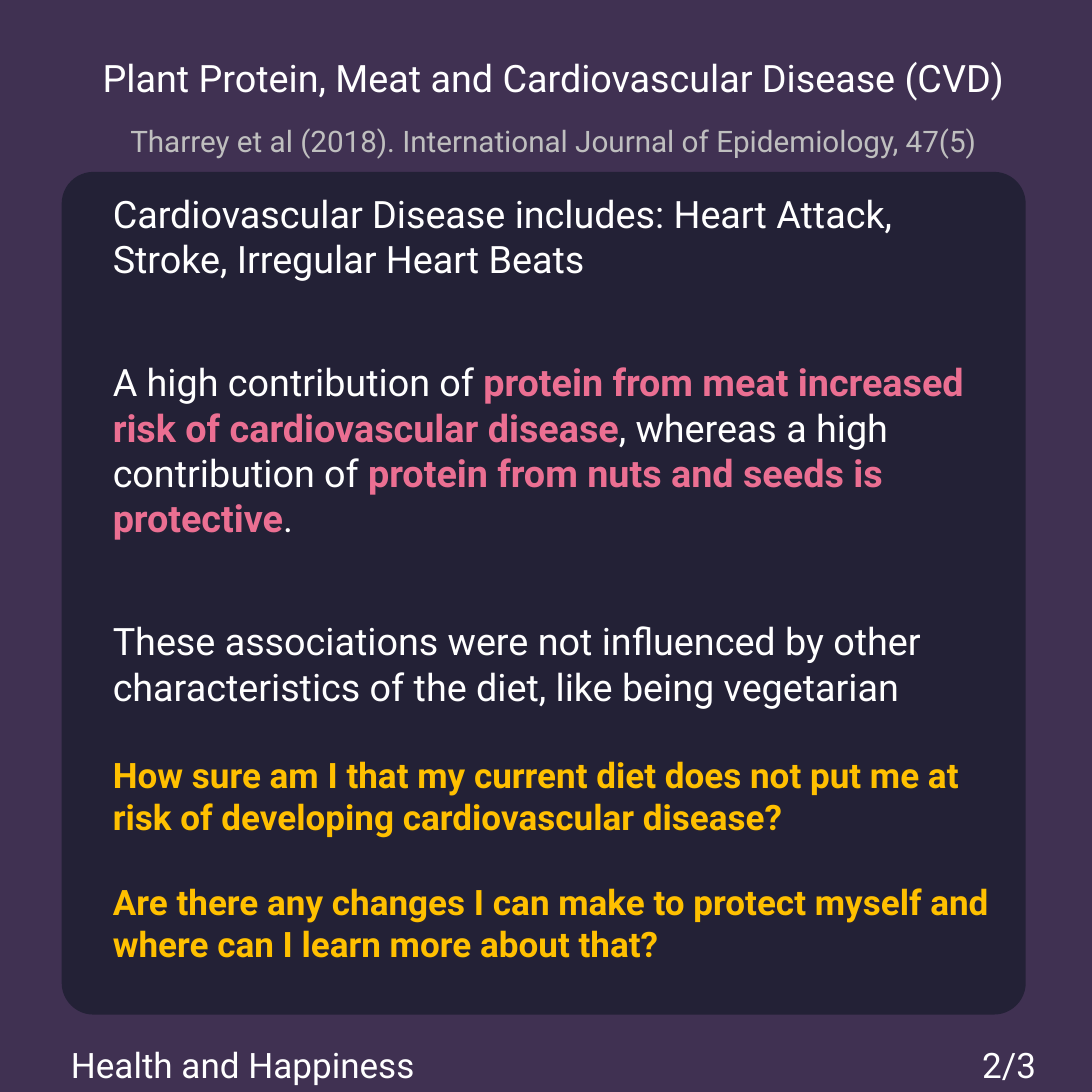
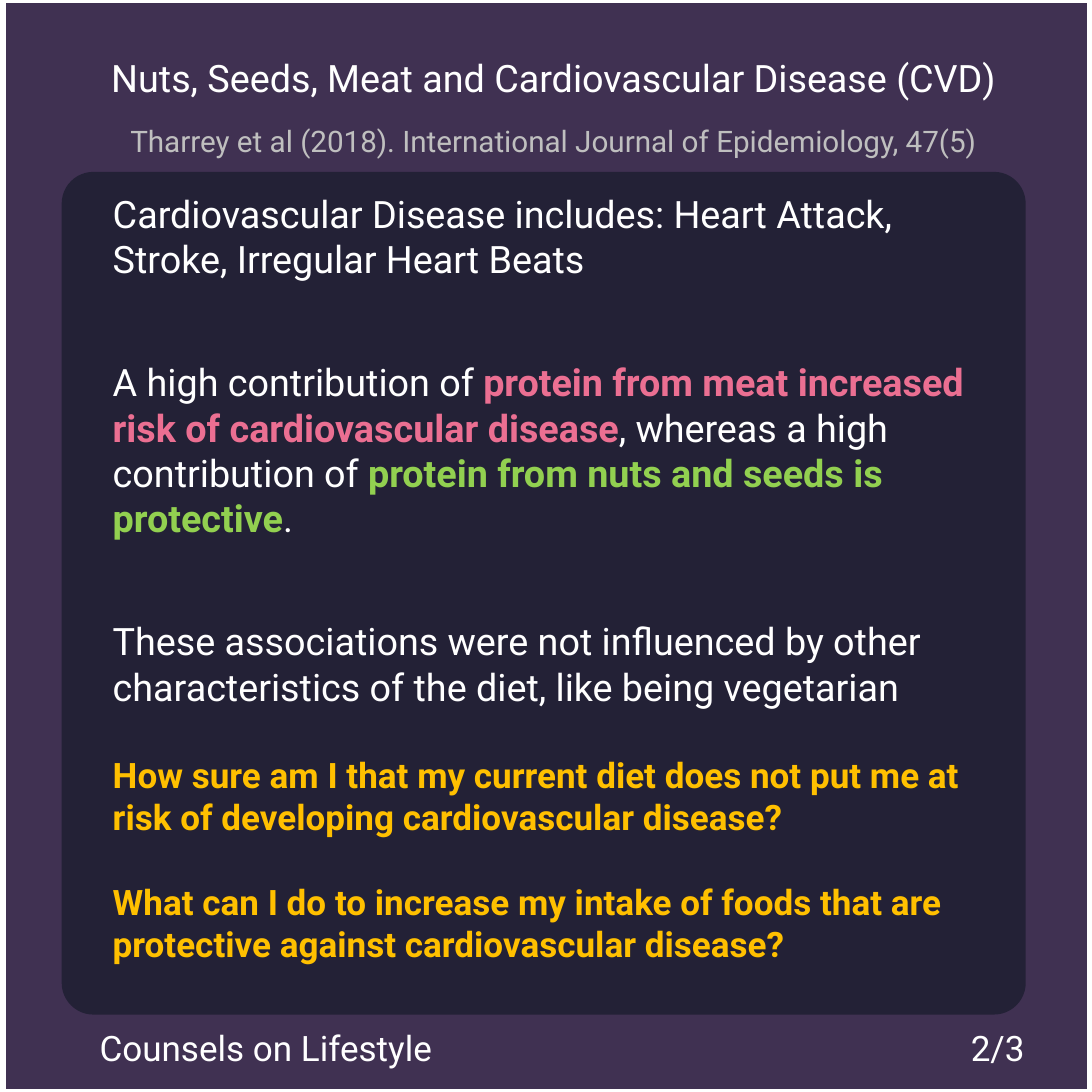
Before and after one commit to msimbao/counselsonlifestyle, a slide deck: slide 2 of posts/3/slides.pptx. Drawn at 1092x1092 pixels with LibreOffice and Linux fonts; fonts in the diff are those of the drawing. Boxes give left, top, right and bottom in pixels: in the first picture for what was removed or moved away, otherwise in the second. Text is boxed around its words. In the diff, an @@ line names an element or a change of style, - is before the commit and + after.

```diff
--- a/posts/3/slides.pptx
+++ b/posts/3/slides.pptx
@@ rectangle added at [3, 0, 1091, 1092], outline #FFFFFF 4.5 pt @@
@@ text at [111, 62, 995, 101]: text changed @@
-Plant Protein, Meat and Cardiovascular Disease (CVD)
+Nuts, Seeds, Meat and Cardiovascular Disease (CVD)
@@ text at [113, 367, 964, 540]: text colour #EB6F92 to #92D050 in "protein from nuts and seeds is protective." @@
@@ text at [113, 888, 941, 965]: text changed @@
-Are there any changes I can make to protect myself and where can I learn more about that?
+What can I do to increase my intake of foods that are protective against cardiovascular disease?
@@ text "2/3": place and size @@
-text "2/3" at [982, 1052, 1036, 1080]
+text "2/3" at [971, 1035, 1025, 1063]
@@ text added at [100, 1034, 432, 1069], 26 pt, text #FFFFFF @@
+Counsels on Lifestyle
@@ text removed at [71, 1051, 414, 1085] @@
-Health and Happiness
```
Also in this commit, not shown: 2 other slides changed, 46 other files.
